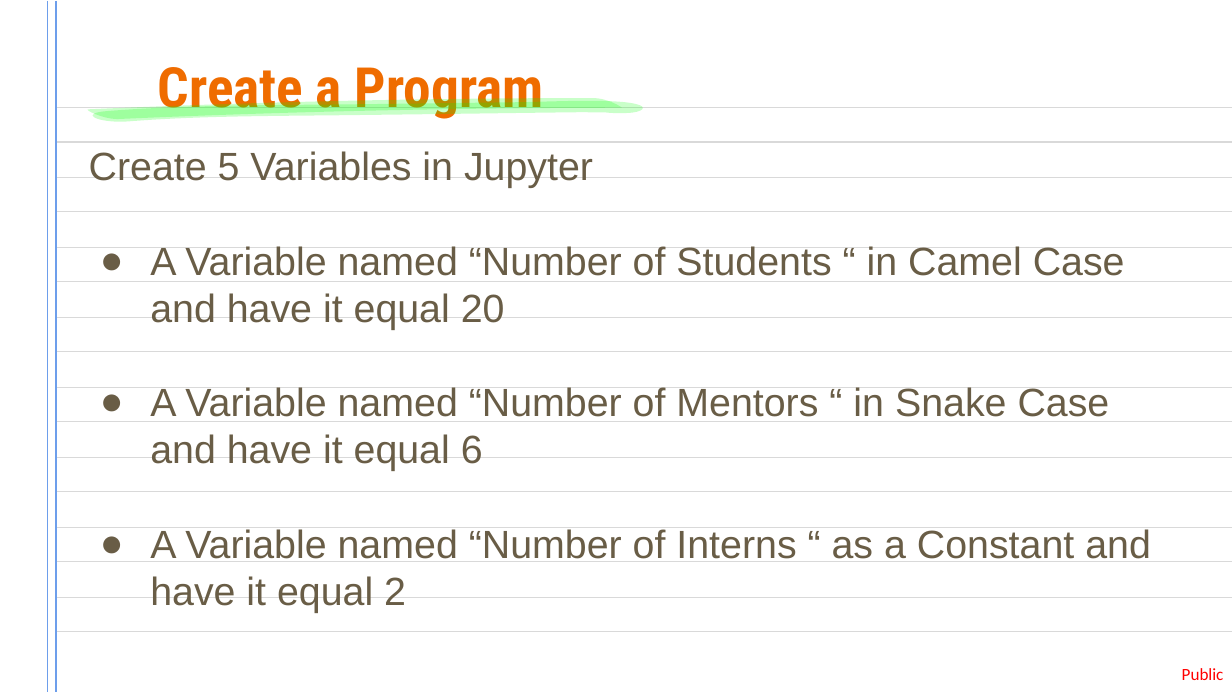
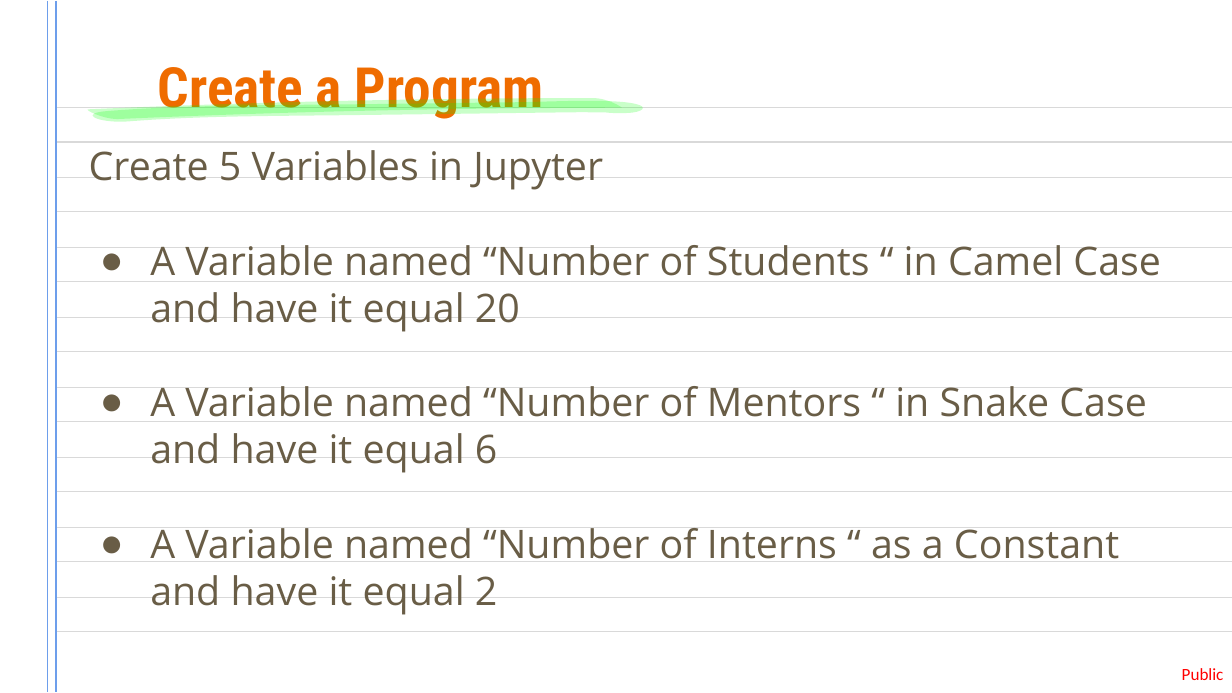
Before and after one commit to pi515/tech-mentorship, a slide deck: slide 35 of unit-02-variables/lesson.pptx (slide 34 before the commit). Drawn at 1232x693 pixels with LibreOffice and Linux fonts; fonts in the diff are those of the drawing. Boxes give left, top, right and bottom in pixels: in the first picture for what was removed or moved away, otherwise in the second. Text is boxed around its words. In the diff, an @@ line names an element or a change of style, - is before the commit and + after.

```diff
--- a/unit-02-variables/lesson.pptx
+++ b/unit-02-variables/lesson.pptx
@@ subtitle "Create 5 Variables in Jupyter" at [89,150,1161,615]: font Arial to Open Sans @@
```
Also in this commit, not shown: 22 other slides changed, 1 slide added.
